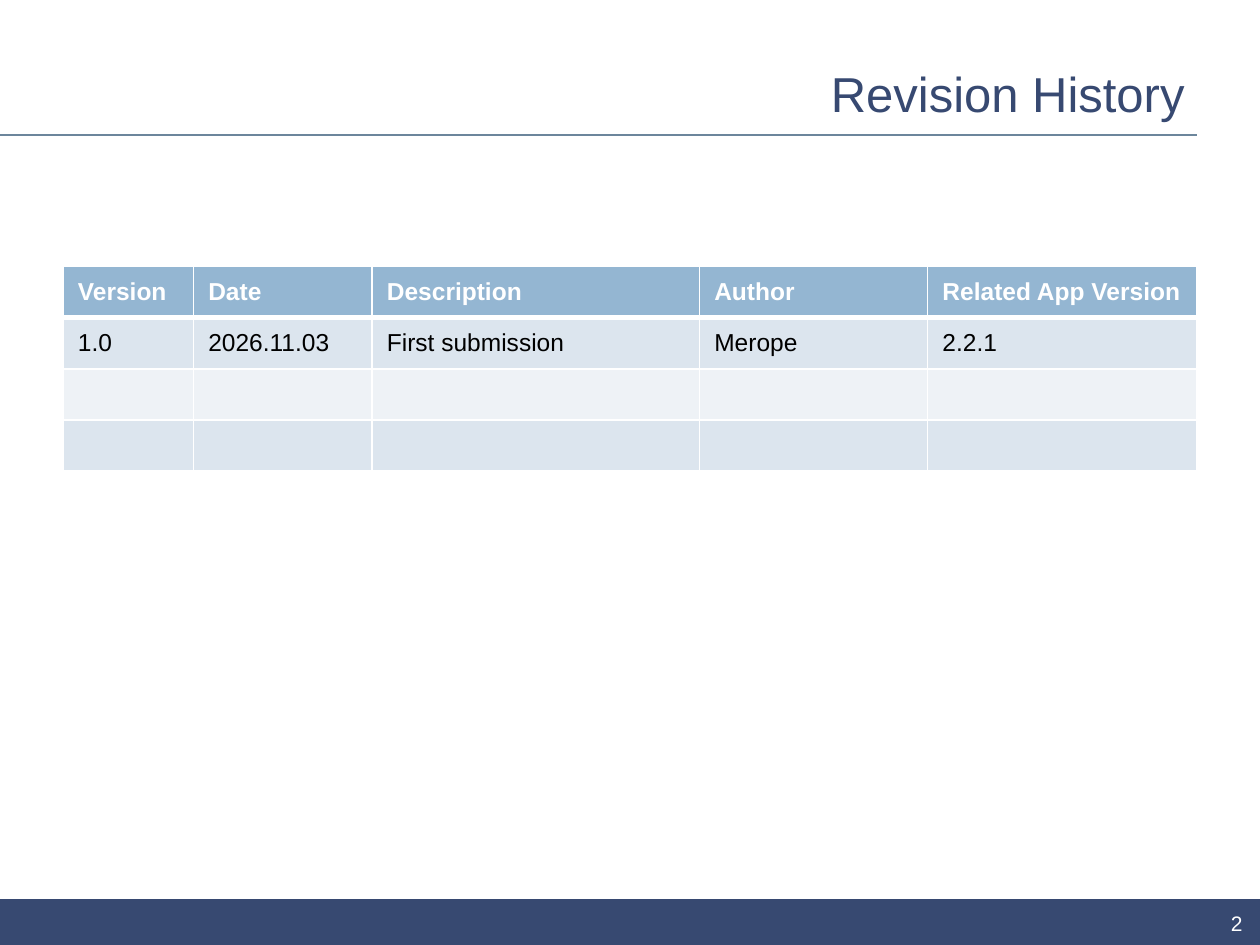
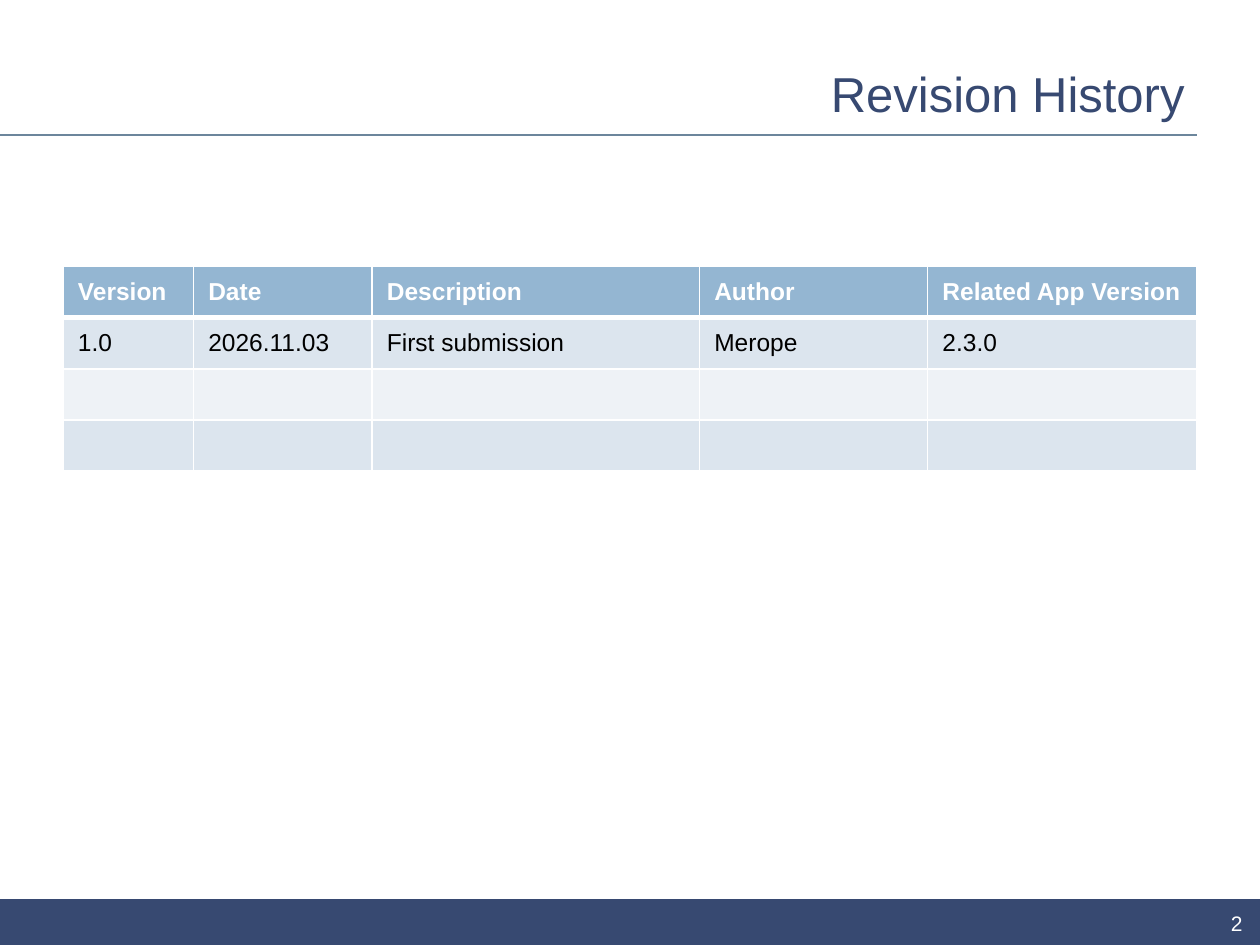
Before and after one commit to ahmedsaed/pleione, a slide deck: slide 2 of store/samsung/ui-description.pptx. Drawn at 1260x945 pixels with LibreOffice and Linux fonts; fonts in the diff are those of the drawing. Boxes give left, top, right and bottom in pixels: in the first picture for what was removed or moved away, otherwise in the second. Text is boxed around its words. In the diff, an @@ line names an element or a change of style, - is before the commit and + after.

```diff
--- a/store/samsung/ui-description.pptx
+++ b/store/samsung/ui-description.pptx
@@ table at [63,267,1198,471] @@
-row 2, column 5: 2.2.1
+row 2, column 5: 2.3.0
```
Also in this commit, not shown: 3 other slides changed, 2 slides added, 4 other files.
